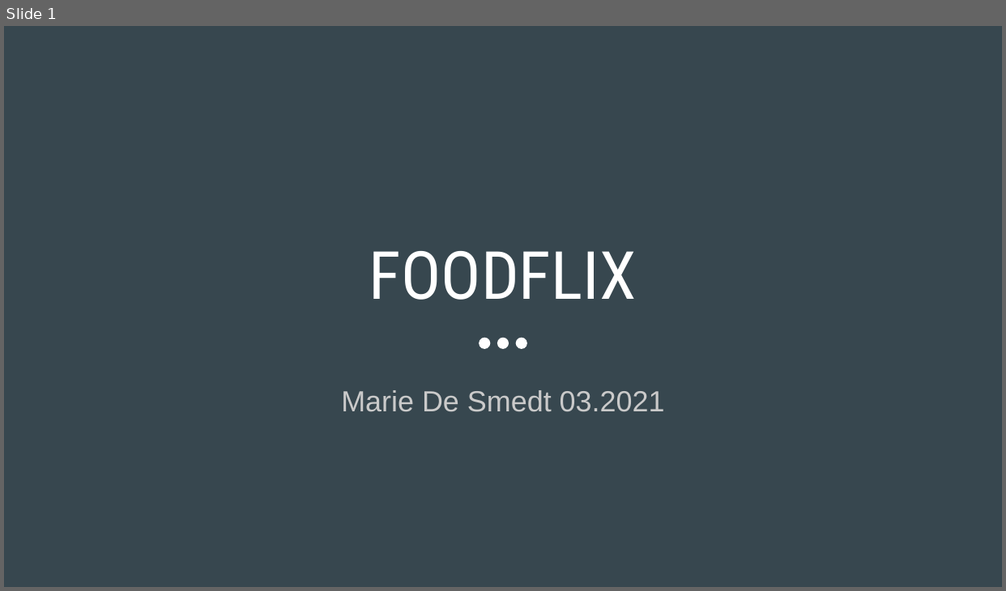
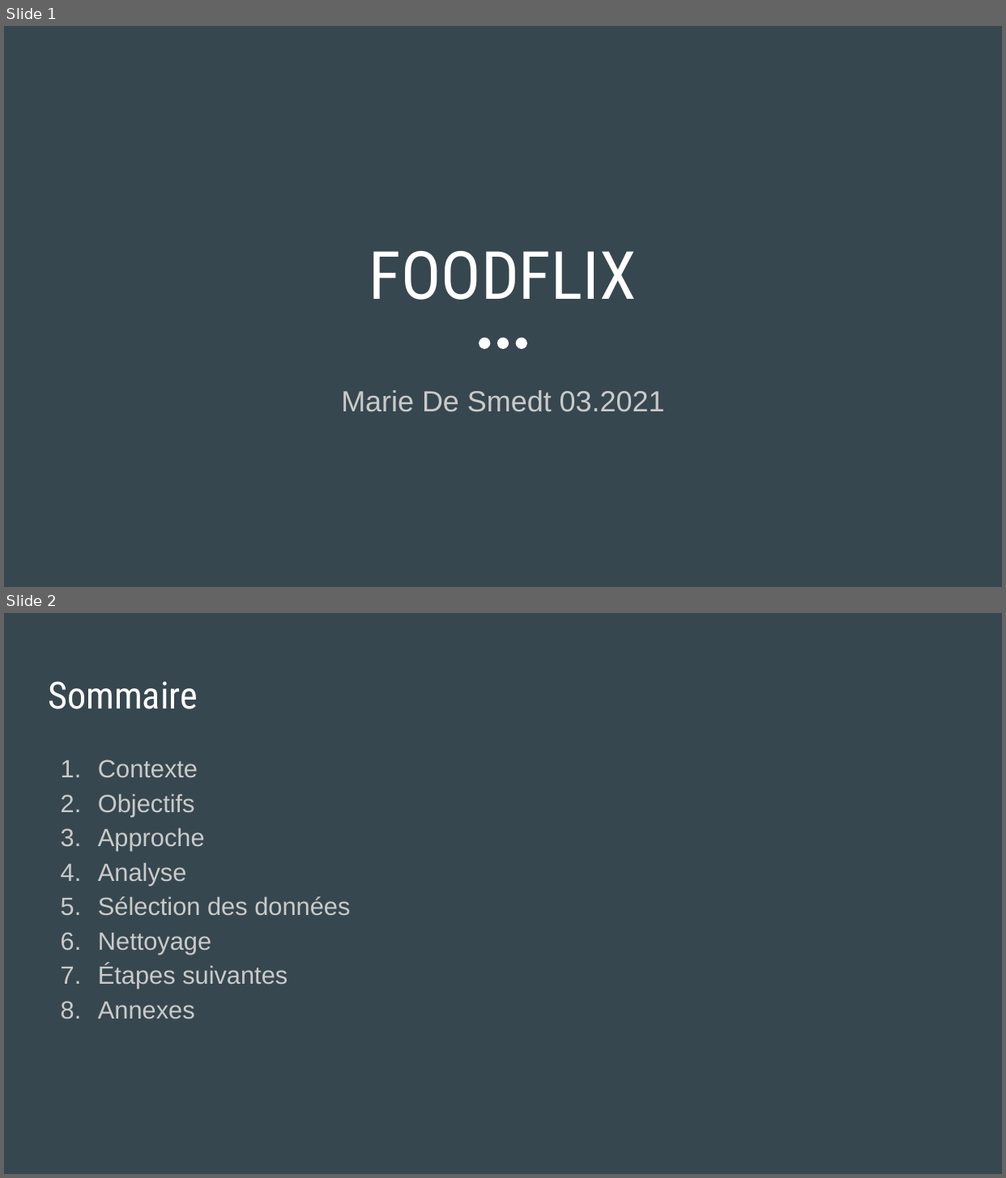
Before and after one commit to MarieDeSmedt/FoodFlix, a slide deck: FOODFLIX.pptx. Shown one above the other, each under a label of ours: slide 1 before the commit, slides 1 and 2 after it. The pictures are 1006x591 and 1006x1178 pixels, drawn with LibreOffice and Linux fonts; fonts in the diff are those of the drawing. Boxes give left, top, right and bottom in pixels: in the first picture for what was removed or moved away, otherwise in the second. Text is boxed around its words. In the diff, an @@ line names an element or a change of style, - is before the commit and + after.

```diff
--- a/FOODFLIX.pptx
+++ b/FOODFLIX.pptx
@@ slide 2 added at bbox=[4, 613, 1002, 1174], background #37474F @@
@@ title added at bbox=[48, 681, 198, 709], 27 pt, text #FFFFFF @@
+Sommaire
@@ text added at bbox=[98, 760, 350, 1019], 18 pt, text #CACACA @@
+1. Contexte
+2. Objectifs
+3. Approche
+4. Analyse
+5. Sélection des données
+6. Nettoyage
+7. Étapes suivantes
+8. Annexes
```
Also in this commit, not shown: 4 slides changed, 5 other slides added, 4 slides removed.
